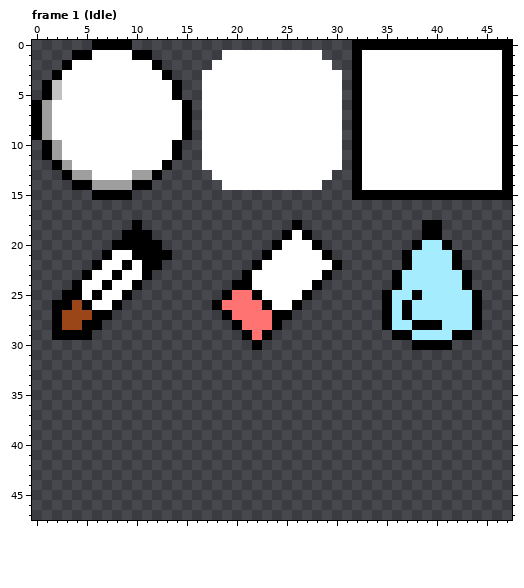
Pixel-art file -- HAdventure2D/Assets/CharacterStudio/Base/Master.aseprite. The first picture shows the starting point.
48x48 pixels, 31 frames. Shown: frame 1 (Idle).
The result:
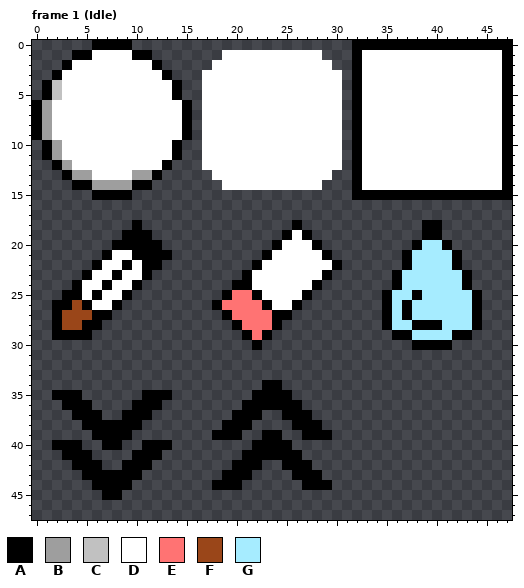
Palette (. is transparent): A #000000  B #9e9e9e  C #c1c1c1  D #ffffff  E #ff7373  F #9a4619  G #a6ecff
Difference:
Frame 1 (Idle), layer "UIs_03":
y 34: x 23..24 .. -> AA
y 35: x 2..4 ... -> AAA; x 11..13 ... -> AAA; x 22..25 .... -> AAAA
y 36: x 3..5 ... -> AAA; x 10..12 ... -> AAA; x 21..26 ...... -> AAAAAA
y 37: x 4..6 ... -> AAA; x 9..11 ... -> AAA; x 20..22 ... -> AAA; x 25..27 ... -> AAA
y 38: x 5..10 ...... -> AAAAAA; x 19..21 ... -> AAA; x 26..28 ... -> AAA
y 39: x 6..9 .... -> AAAA; x 18..20 ... -> AAA; x 23..24 .. -> AA; x 27..29 ... -> AAA
y 40: x 2..4 ... -> AAA; x 7..8 .. -> AA; x 11..13 ... -> AAA; x 22..25 .... -> AAAA
y 41: x 3..5 ... -> AAA; x 10..12 ... -> AAA; x 21..26 ...... -> AAAAAA
y 42: x 4..6 ... -> AAA; x 9..11 ... -> AAA; x 20..22 ... -> AAA; x 25..27 ... -> AAA
y 43: x 5..10 ...... -> AAAAAA; x 19..21 ... -> AAA; x 26..28 ... -> AAA
y 44: x 6..9 .... -> AAAA; x 18..20 ... -> AAA; x 27..29 ... -> AAA
y 45: x 7..8 .. -> AA
